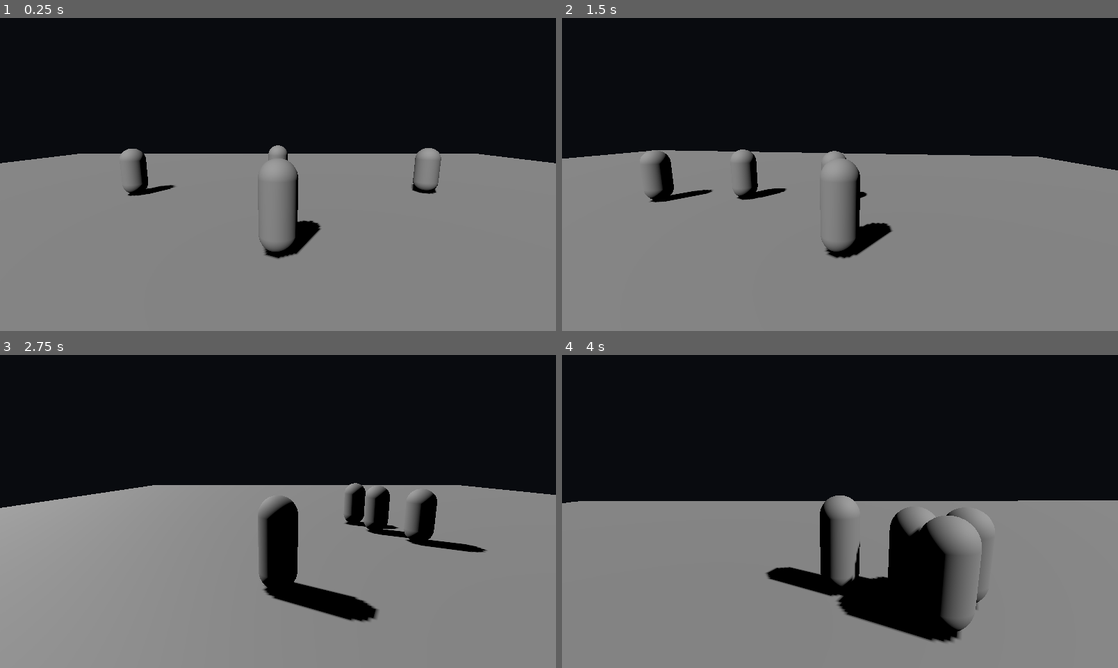
Above: before the commit, frames 1-4 (two rows, left to right).
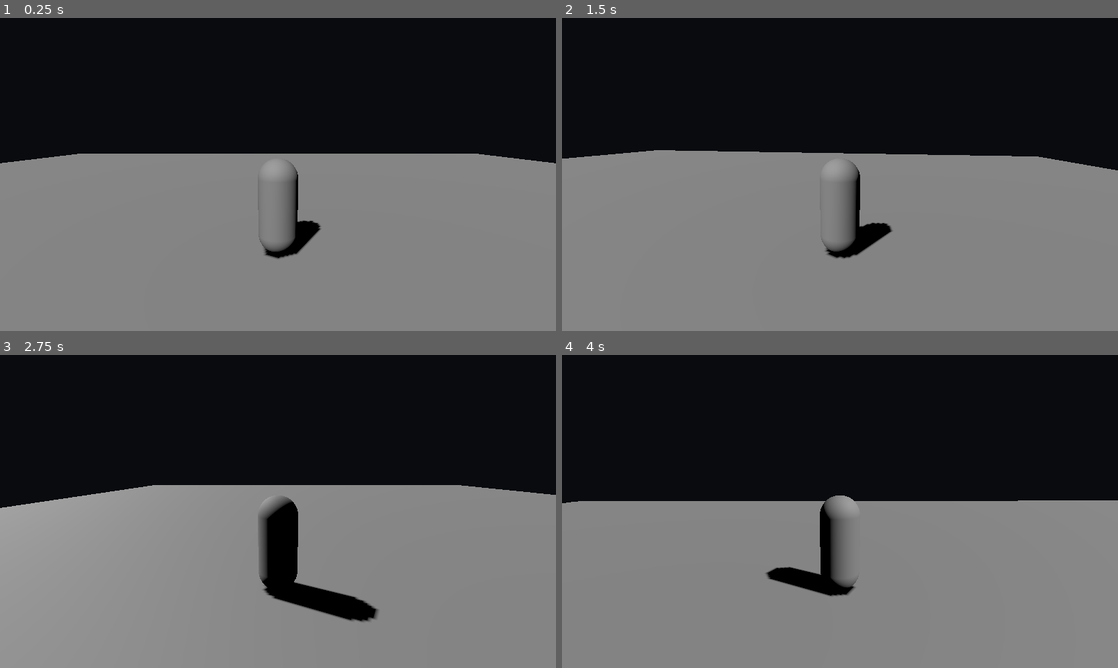
Above: after the commit, the same moments.

Repository: rilldudexs-glitch/Aetherion-wrath-of-fallen-angel
Game: Godot game, scene res://scenes/main.tscn
Two runs of this game, one before a commit and one after it. Both use one fixed random seed, a clock stepped at 60 frames per second and the inputs below.
Inputs (mouse positions are in pixels of both pictures, inside the frame that each line leads up to):
- Up to frame 1 (0.25 s): no input
- Up to frame 2 (1.5 s): move the mouse to (962, 158) at 0.52 s; hold D (move_right) 0.53-1.28 s; tap Space (dodge) at 0.6 s; move the mouse to (728, 190) at 1.27 s; hold S (move_back) from 1.28 s (still down); tap K (heavy_attack) at 1.35 s
- Up to frame 3 (2.75 s): move the mouse to (333, 442) at 2.02 s; release S (move_back) at 2.03 s; hold D (move_right) from 2.03 s (still down); tap J (light_attack) at 2.1 s
- Up to frame 4 (4 s): move the mouse to (812, 574) at 2.77 s; release D (move_right) at 2.78 s; hold W (move_forward) 2.78-3.53 s; tap Space (dodge) at 2.85 s; move the mouse to (1006, 558) at 3.52 s; hold A (move_left) from 3.53 s (still down); tap K (heavy_attack) at 3.6 s

The runs differ from the first frame. In frame 1, 0.9% of the frame differs, in the area x 21-80%, y 40-57%; in frame 2, 1.2%; in frame 3, 2.0%; in frame 4, 6.4%, in the area x 49-77%, y 48-92%.

Commit message:
Add visible attack warning ring to enemy template

Diff:
--- a/scenes/enemies/enemy_base.tscn
+++ b/scenes/enemies/enemy_base.tscn
@@ -22,6 +22,23 @@
 position = Vector3(0, 0.85, 0)
 mesh = SubResource("CapsuleMesh_enemy")
 
+
+[sub_resource type="TorusMesh" id="TorusMesh_telegraph"]
+inner_radius = 0.72
+outer_radius = 0.9
+
+[sub_resource type="StandardMaterial3D" id="Material_telegraph"]
+transparency = 1
+shading_mode = 0
+albedo_color = Color(0.95, 0.08, 0.035, 0.38)
+
+[node name="AttackTelegraph" type="MeshInstance3D" parent="."]
+position = Vector3(0, 0.06, 0)
+rotation_degrees = Vector3(90, 0, 0)
+mesh = SubResource("TorusMesh_telegraph")
+surface_material_override/0 = SubResource("Material_telegraph")
+visible = false
+
 [node name="CombatComponent" type="Node" parent="."]
 script = ExtResource("2_combat")
 max_health = 60.0
Not shown: 1 places in scenes/enemies/enemy_base.tscn that only renumber resources
